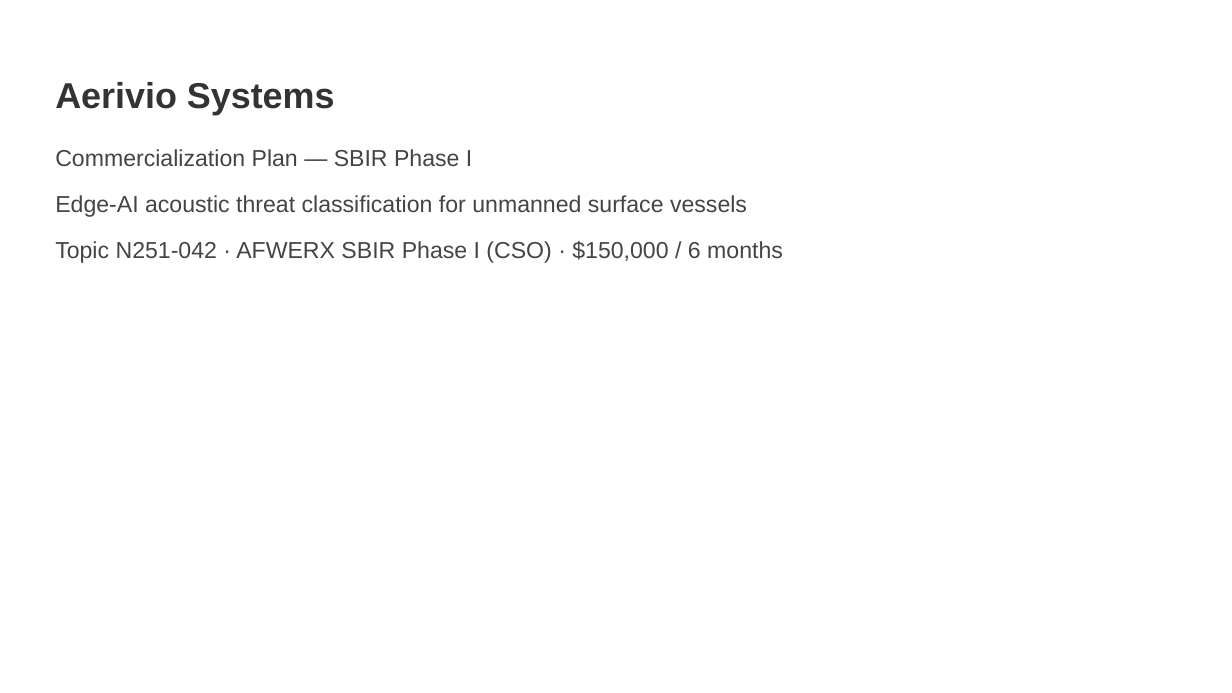
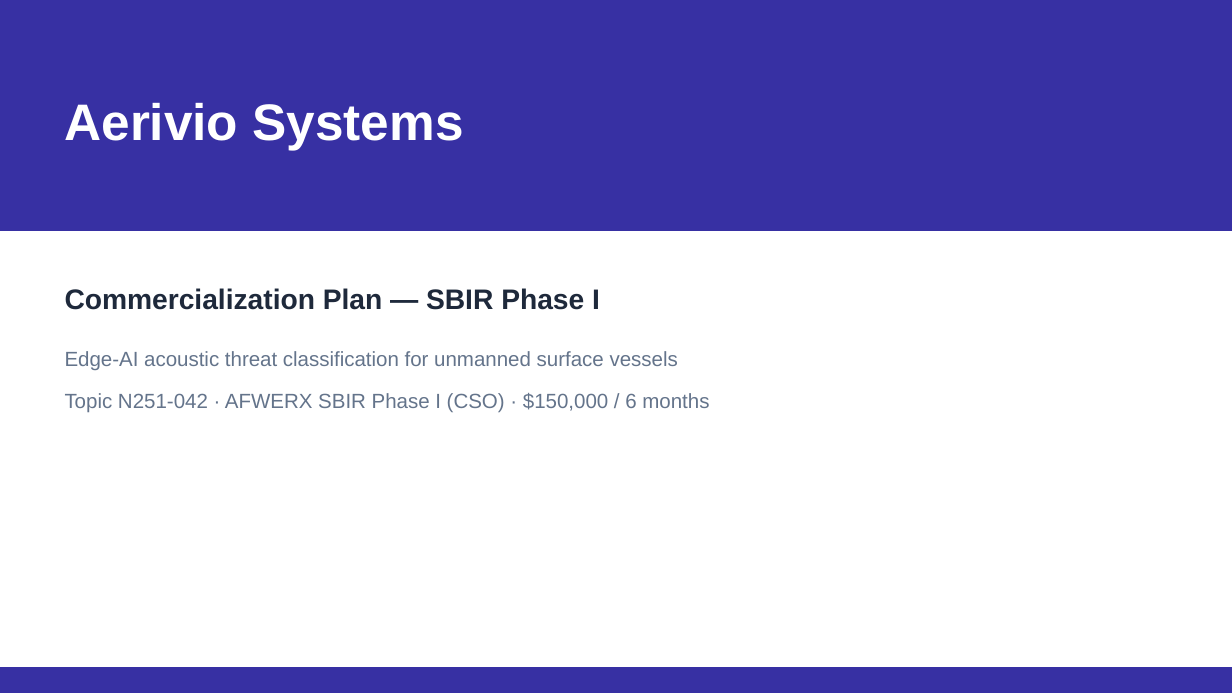
Before and after one commit to ubi-wagner/govwin, a slide deck: slide 1 of docs/sample-proposal/Aerivio_Commercialization.pptx. Drawn at 1232x693 pixels with LibreOffice and Linux fonts; fonts in the diff are those of the drawing. Boxes give left, top, right and bottom in pixels: in the first picture for what was removed or moved away, otherwise in the second. Text is boxed around its words. In the diff, an @@ line names an element or a change of style, - is before the commit and + after.

```diff
--- a/docs/sample-proposal/Aerivio_Commercialization.pptx
+++ b/docs/sample-proposal/Aerivio_Commercialization.pptx
@@ rectangle added at <box>0,0,1232,231</box>, fill #3730A3 @@
@@ text "Aerivio Systems": place and size @@
-text "Aerivio Systems" at <box>55,82,335,115</box>
+text "Aerivio Systems" at <box>65,103,464,150</box>
@@ text "Aerivio Systems" at <box>65,103,464,150</box>: size 28 to 40 pt, text colour #333333 to #FFFFFF; vertical alignment bottom to middle @@
@@ text "Commercialization Plan — SBIR Phase ...": place and size @@
-text "Commercialization Plan — SBIR Phase ..." at <box>55,149,472,166</box>
+text "Commercialization Plan — SBIR Phase ..." at <box>65,288,600,310</box>
@@ text "Commercialization Plan — SBIR Phase ..." at <box>65,288,600,310</box>: size 18 to 22 pt, text colour #444444 to #1E293B, bold on @@
@@ text "Edge-AI acoustic threat classification for ..." at <box>65,351,678,370</box>: size 18 to 16 pt, text colour #444444 to #64748B @@
@@ text "Edge-AI acoustic threat classification for ...": place and size @@
-text "Edge-AI acoustic threat classification for ..." at <box>55,195,747,217</box>
+text "Edge-AI acoustic threat classification for ..." at <box>65,351,678,370</box>
@@ text "Topic N251-042 · AFWERX SBIR ...": place and size @@
-text "Topic N251-042 · AFWERX SBIR ..." at <box>55,241,783,263</box>
+text "Topic N251-042 · AFWERX SBIR ..." at <box>65,393,709,413</box>
@@ text "Topic N251-042 · AFWERX SBIR ..." at <box>65,393,709,413</box>: size 18 to 16 pt, text colour #444444 to #64748B @@
@@ rectangle added at <box>0,667,1232,693</box>, fill #3730A3 @@
```
Also in this commit, not shown: 4 other slides changed, 25 other files.
